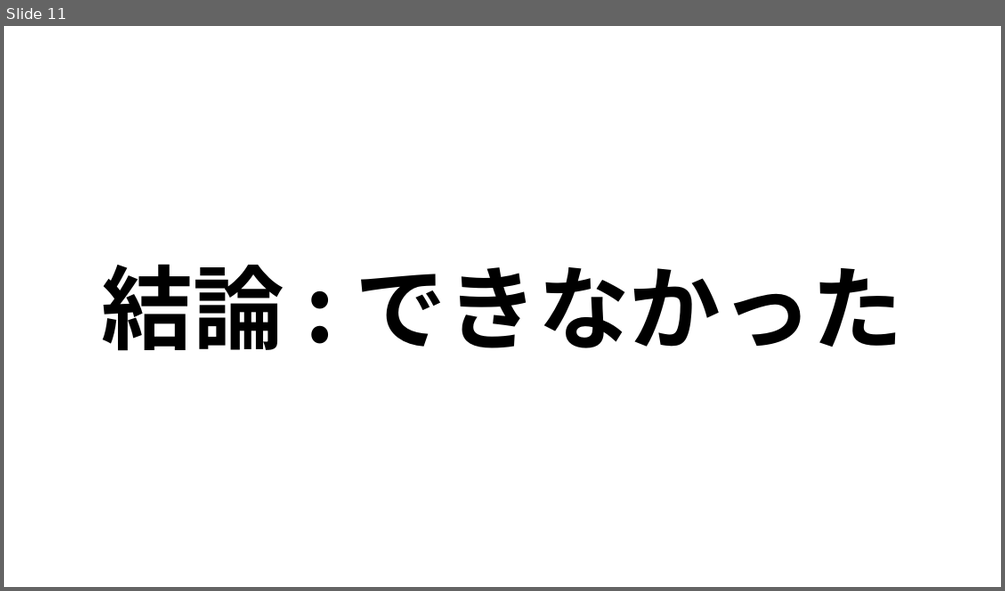
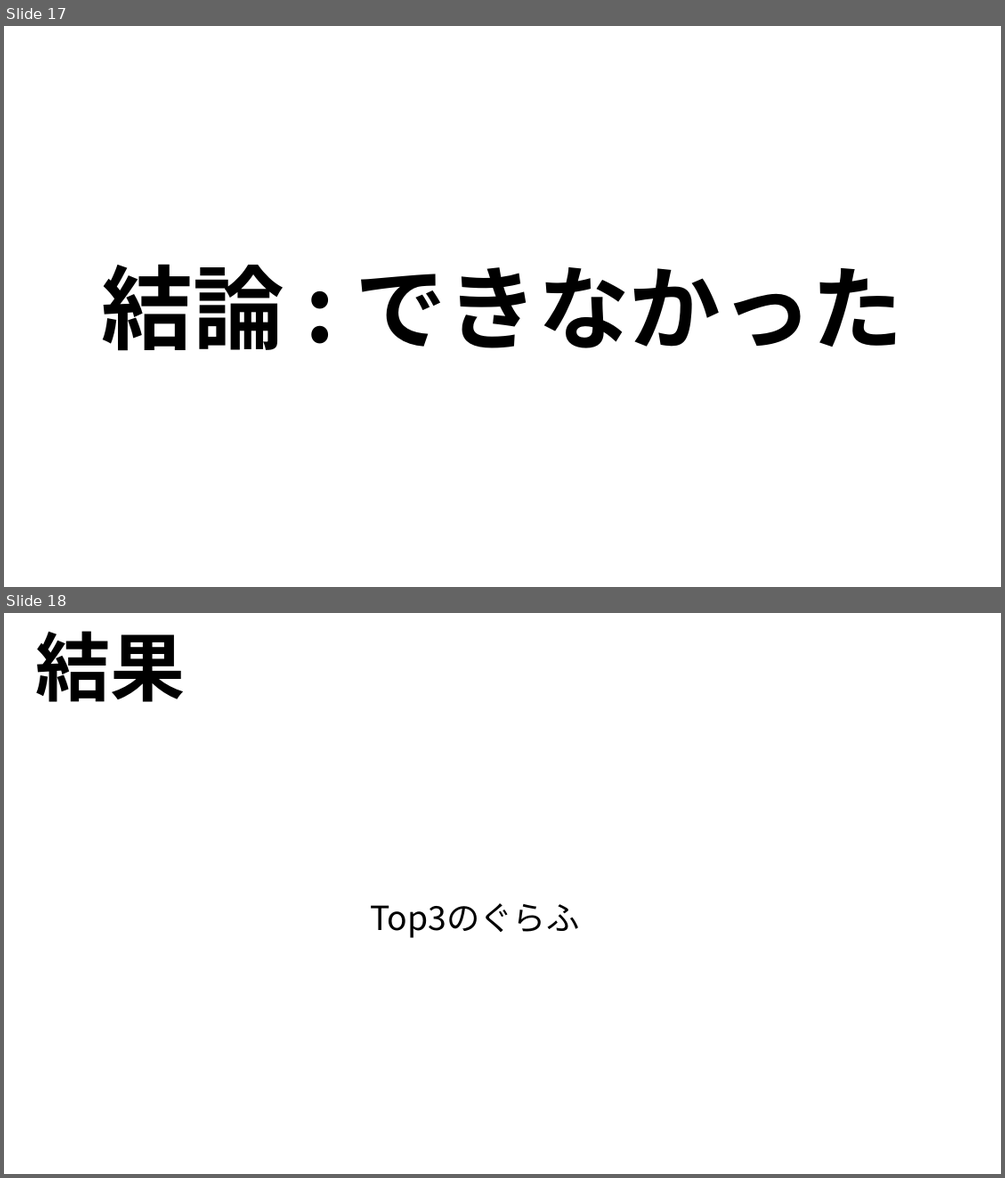
Before and after one commit to ryoww/PBL_stock, a slide deck: 最終報告.pptx. Shown one above the other, each under a label of ours: slide 11 before the commit, slides 17 and 18 after it. The pictures are 1005x591 and 1005x1178 pixels, drawn with LibreOffice and Linux fonts; fonts in the diff are those of the drawing. Boxes give left, top, right and bottom in pixels: in the first picture for what was removed or moved away, otherwise in the second. Text is boxed around its words. In the diff, an @@ line names an element or a change of style, - is before the commit and + after.

```diff
--- a/最終報告.pptx
+++ b/最終報告.pptx
@@ slide 18 added at (4, 613, 1001, 1174), background #FFFFFF @@
@@ text added at (36, 631, 186, 702), 72 pt, text #000000, bold @@
+結果
@@ text added at (370, 903, 580, 938), 32 pt, text #000000 @@
+Top3のぐらふ
@@ what was slide 11 is now slide 17 @@
```
Also in this commit, not shown: 1 slide changed, 8 other slides added, 1 slide removed, 3 other files.
